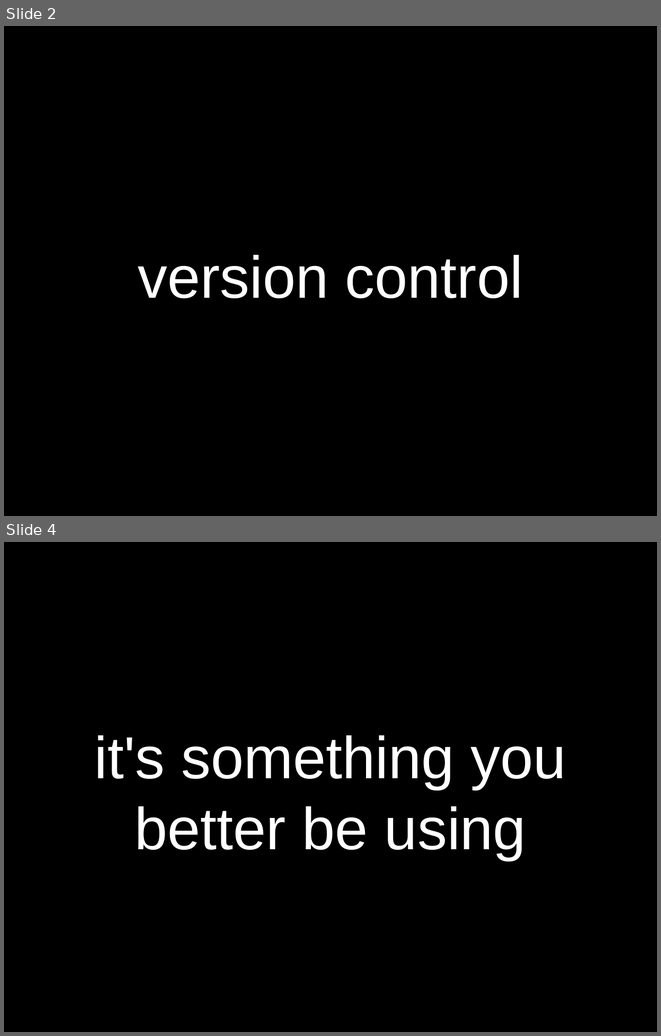
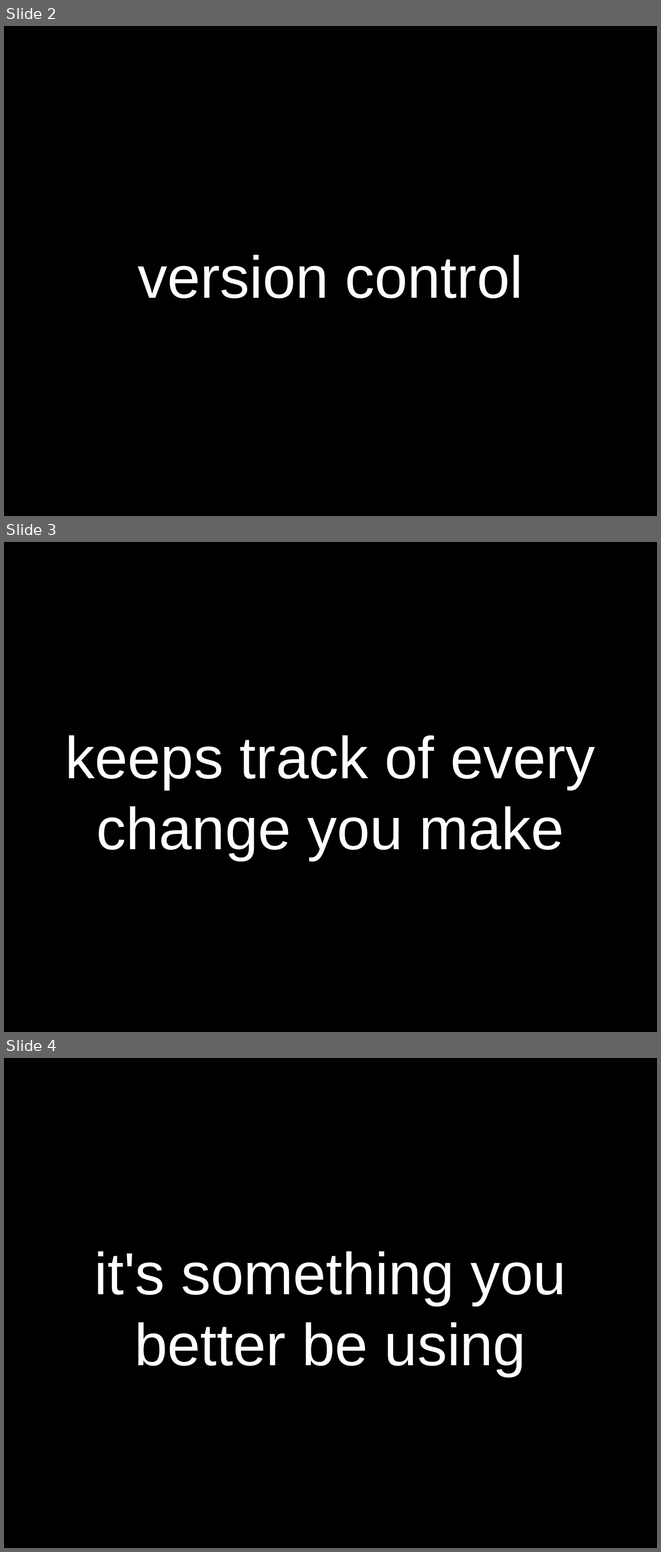
Before and after one commit to sneakin/git-presentation, a slide deck: slides.odp. Shown one above the other, each under a label of ours: slides 2 and 4 before the commit, slides 2, 3 and 4 after it; the slides between them are not shown. The pictures are 661x1036 and 661x1552 pixels, drawn with LibreOffice and Linux fonts; fonts in the diff are those of the drawing. Boxes give left, top, right and bottom in pixels: in the first picture for what was removed or moved away, otherwise in the second. Text is boxed around its words. In the diff, an @@ line names an element or a change of style, - is before the commit and + after.

```diff
--- a/slides.odp
+++ b/slides.odp
@@ slide 3 added at (4,542,657,1032), background #000000 @@
@@ title added at (65,735,595,860), 72 pt, text #FFFFFF @@
+keeps track of every change you make
```
Also in this commit, not shown: 1 slide changed, 5 other slides added, 2 slides removed.
